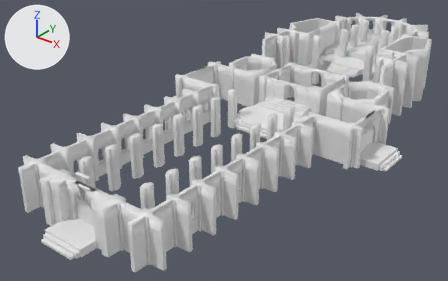
One commit to the OBJ model model/Buildings/Chapel of Yondalla/Chappel.obj: the scene before it, then after it.
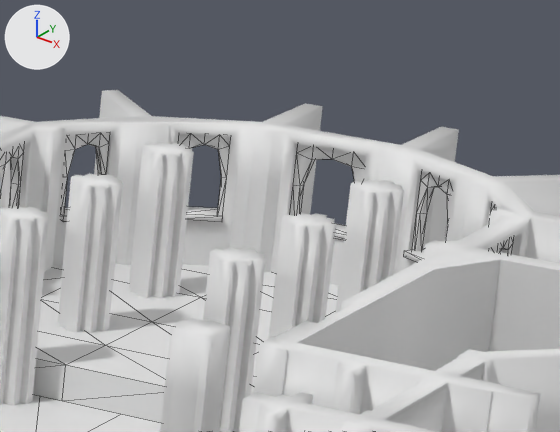
The first picture shows the older version from a 50 mm lens placed at (48.9, -74.3, 40.5), pointed at (-4.8, -7.1, -1.1). The close-ups show both versions on the part from 76% to 94% of the width and 0% to 22% of the height of that picture; other places that the commit changed are outside them. Lighting does not change. The marker at upper left points along +X, +Y and +Z. The close-ups show mesh edges as thin lines. Where no turn or scale is listed for an object, it has been applied to the vertices.
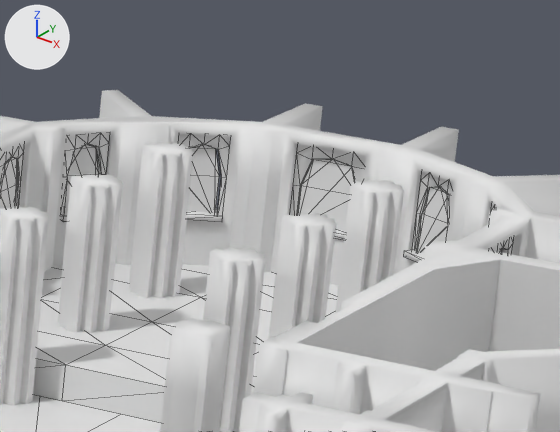
What the commit changed:
Mesh me_plane_015 is new.
It has 126 vertices, 90 faces and spans x -7.54..6.72, y 31.68..38.91, z 6.27..8.38.
Object 'Plane.015' (ob_plane_015) is new; it shows me_plane_015.
Its location is (0.0, 0.0, 0.0).

Where the change shows, as pixel boxes [x1, y1, x2, y2] in the close-ups (560 x 432 px):
'Plane.015', added: after [0, 145, 502, 253]
